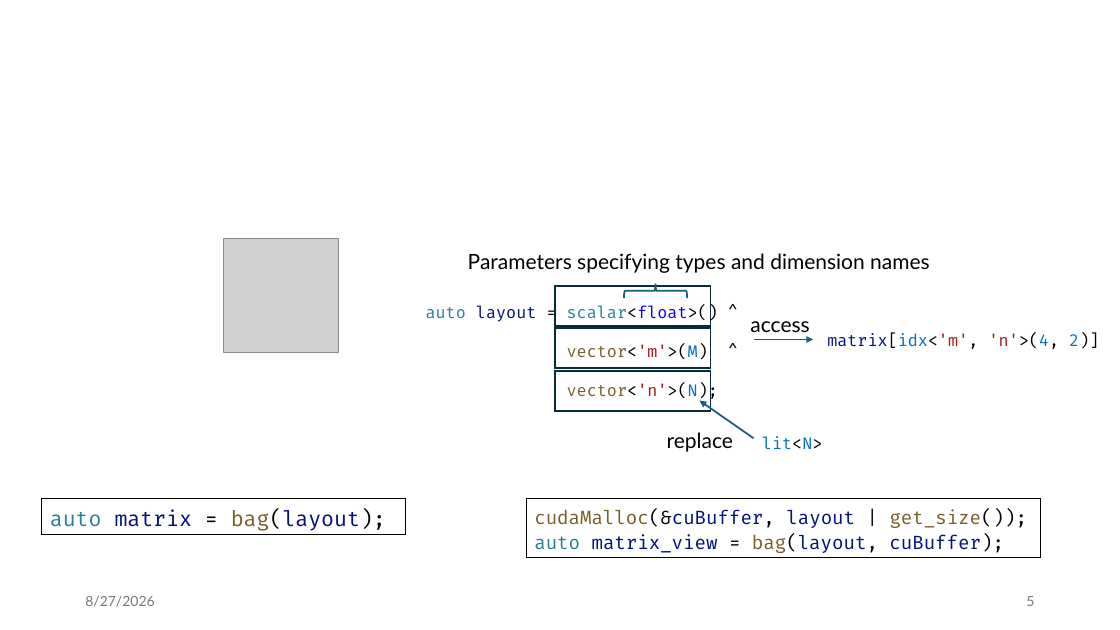
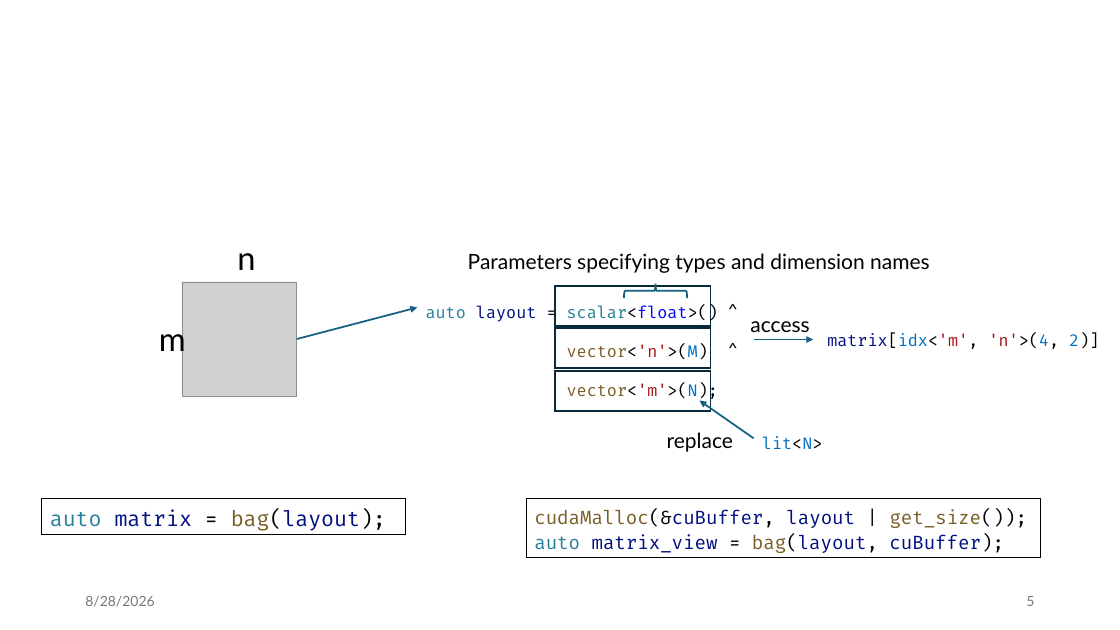
Before and after one commit to jiriklepl/phd-thesis, a slide deck: slide 5 of slides/Optimizing Memory Layouts and Traversal Orders in High-Performance Computing.pptx. Drawn at 1120x630 pixels with LibreOffice and Linux fonts; fonts in the diff are those of the drawing; grey boxes stand for pictures. Boxes give left, top, right and bottom in pixels: in the first picture for what was removed or moved away, otherwise in the second. Text is boxed around its words. In the diff, an @@ line names an element or a change of style, - is before the commit and + after.

```diff
--- a/slides/Optimizing Memory Layouts and Traversal Orders in High-Performance Computing.pptx
+++ b/slides/Optimizing Memory Layouts and Traversal Orders in High-Performance Computing.pptx
@@ text added at [237, 253, 255, 270], 28 pt, text #000000 @@
+n
@@ picture: place and size @@
-picture at [223, 239, 339, 353]
+picture at [182, 282, 297, 397]
@@ text added at [159, 323, 186, 358], 28 pt, text #000000 @@
+m
@@ arrow added from (297, 339) to (418, 308), #156082 1.5 pt @@
@@ text at [567, 345, 718, 402]: text changed @@
-vector<'m'>(M) ^
-vector<'n'>(N);
+vector<'n'>(M) ^
+vector<'m'>(N);
@@ text at [85, 596, 154, 607]: text changed @@
-8/27/2026
+8/28/2026
```
Also in this commit, not shown: 37 other slides changed, 9 slides added, 1 slide removed.
